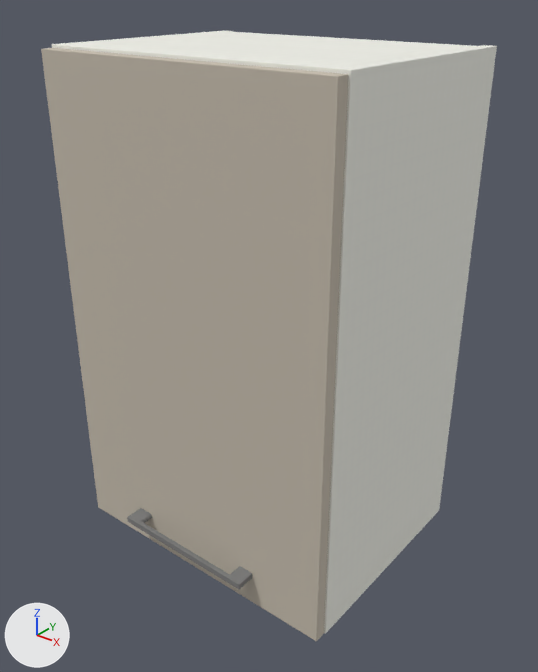
One commit to the glTF model public/assets/glb/modules/wall/v3.glb: the scene before it, then after it.
The view is the same before and after, from a camera (50 mm lens) standing at (0.847, -0.948, 0.8) and looking at (0.242, -0.192, 0.331). Arrows for +X, +Y and +Z are at lower left; the lights stay in place. The picture after the commit comes second. Where no turn or scale is listed for an object, it has been applied to the vertices. Vertices at exactly the same position are counted once.

The first picture shows 'Mesh_5', 'STRANICA DESNA', 'Union', 'VEZNA PREDNJA' and 1 more.
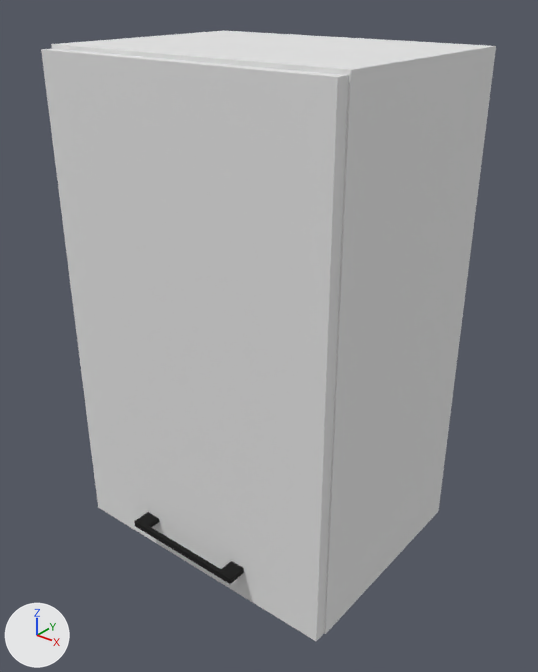
Location of each change, [x1, y1, x2, y2] in pixels of the pictures (538 x 672 px):
'Mesh_5', surface changed (grey to white): [41, 49, 349, 641] in both
'Union', reshaped, recoloured (12% narrower, 12% shorter): before [127, 508, 252, 590]; after [134, 512, 244, 584]

Diff of the bpy script that builds the scene:
```diff
--- a/public/assets/glb/modules/wall/v3.glb.py
+++ b/public/assets/glb/modules/wall/v3.glb.py
@@ mat_mesh_front @@
 mat_mesh_front = principled_material('mesh_front')
-mat_mesh_front.texture = img_image_1
+mat_mesh_front.base_color = (0.805, 0.805, 0.805)  # white #e8e8e8
 mat_mesh_front.metallic = 0.1
@@ mat_mesh_handle @@
+mat_mesh_handle = principled_material('mesh_handle')
+mat_mesh_handle.base_color = (0.0006, 0.0006, 0.0006)  # black #020202
+mat_mesh_handle.metallic = 0.1
+mat_mesh_handle.roughness = 0.9
@@ me_mesh_6 @@
 # used by ob_union; location = (0.0, 0.0, 0.0)
-me_mesh_6.from_pydata(...)  # 60 vertices, 116 faces; spans x 0.112..0.338, y -0.376..-0.348, z 0.045..0.054
-me_mesh_6.materials.append(mat_default_material)  # grey #818181
+me_mesh_6.from_pydata(...)  # 60 vertices, 116 faces; spans x 0.128..0.322, y -0.376..-0.348, z 0.045..0.054
+# me_mesh_6 part 1: 60 vertices removed from x 0.112..0.338, y -0.376..-0.348, z 0.045..0.054; 60 vertices added at x 0.128..0.322, y -0.376..-0.348, z 0.045..0.054
+me_mesh_6.materials.append(mat_mesh_handle)  # black #020202
```
